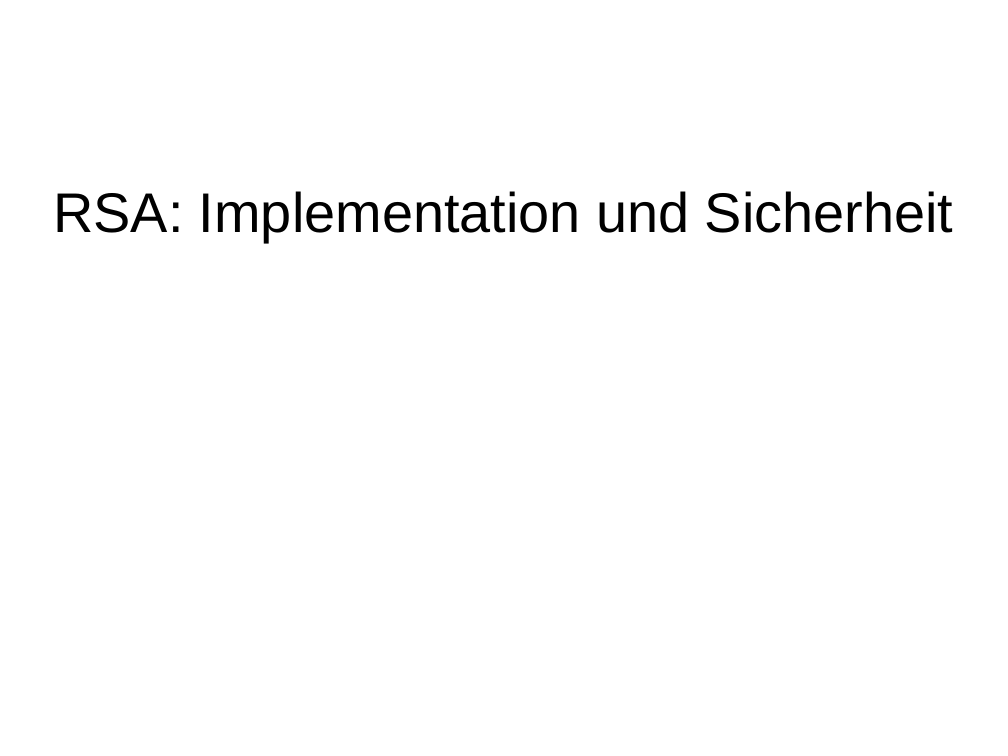
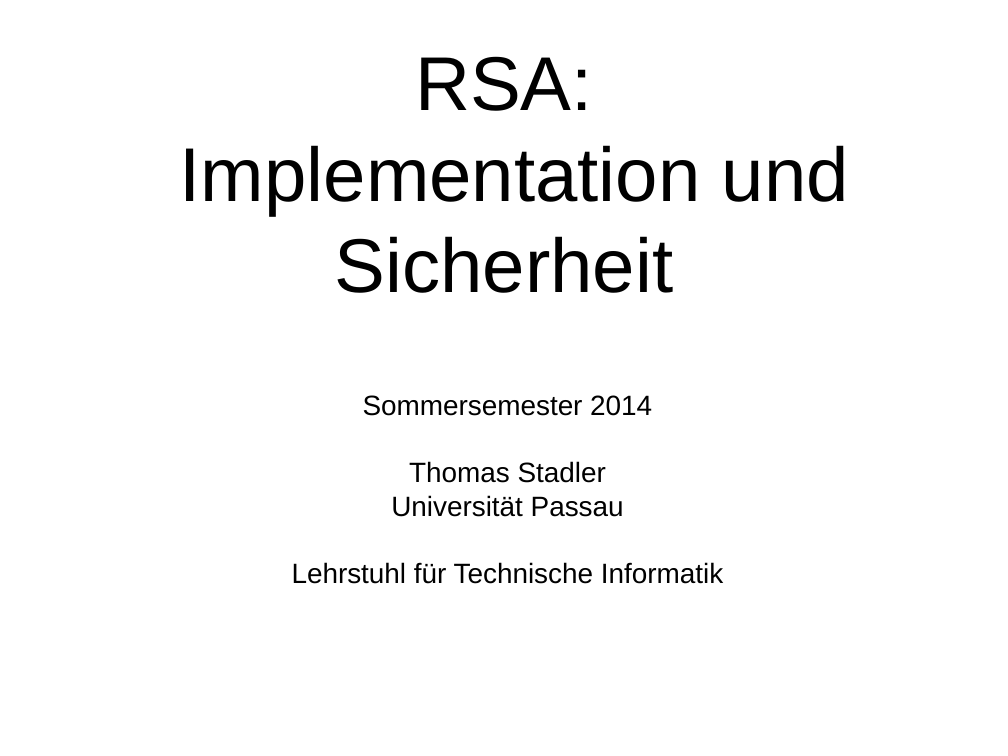
Before and after one commit to stadler-tom/schreibzeug, a slide deck: slide 1 of Presentation/Hauptseminar_RSA.odp. Drawn at 1008x756 pixels with LibreOffice and Linux fonts; fonts in the diff are those of the drawing. Boxes give left, top, right and bottom in pixels: in the first picture for what was removed or moved away, otherwise in the second. Text is boxed around its words. In the diff, an @@ line names an element or a change of style, - is before the commit and + after.

```diff
--- a/Presentation/Hauptseminar_RSA.odp
+++ b/Presentation/Hauptseminar_RSA.odp
@@ title "RSA: Implementation und Sicherheit": place and size @@
-title "RSA: Implementation und Sicherheit" at bbox=[53, 191, 953, 242]
+title "RSA: Implementation und Sicherheit" at bbox=[180, 56, 849, 293]
@@ title "RSA: Implementation und Sicherheit" at bbox=[180, 56, 849, 293]: size 44 to 60 pt @@
@@ subtitle added at bbox=[292, 395, 723, 584], 22 pt, text #000000 @@
+Sommersemester 2014
+Thomas Stadler
+Universität Passau
+Lehrstuhl für Technische Informatik
```
Also in this commit, not shown: 12 other slides changed, 1 other file.
